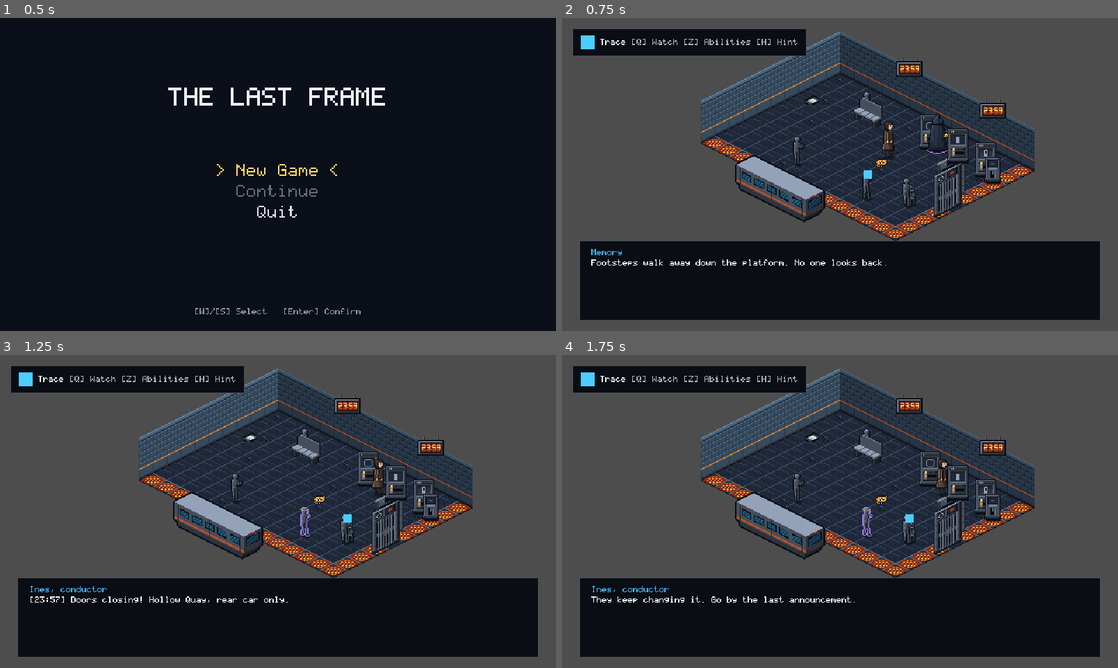
Above: before the commit, frames 1-4 (two rows, left to right).
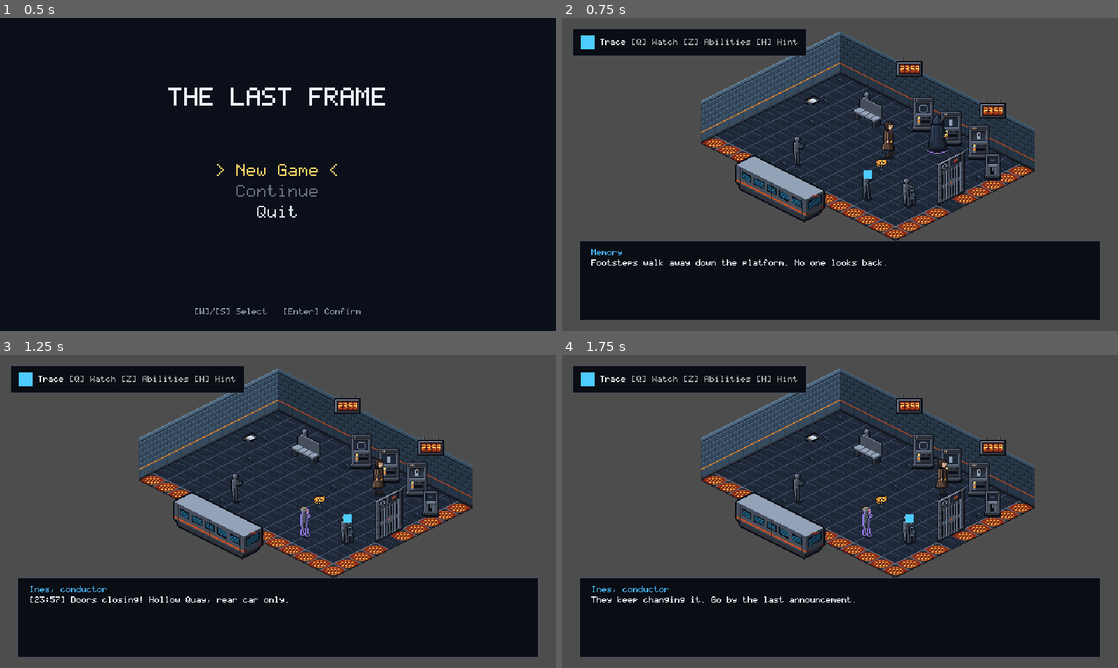
Above: after the commit, the same moments.

Repository: Zeeynrs/the-last-frame
Game: Godot game, scene res://scenes/boot/Boot.tscn
Same seed, same stepped clock (60 frames per second), same inputs: the game is played once before the commit and once after it.
Inputs (mouse positions are in pixels of both pictures, inside the frame that each line leads up to):
- Up to frame 1 (0.5 s): no input
- Up to frame 2 (0.75 s): tap Enter at 0.5 s; move the mouse to (962, 158) at 0.52 s; hold D (move_right) from 0.53 s (still down); hold E (interact) from 0.53 s (still down); click (962, 158) at 0.67 s
- Up to frame 3 (1.25 s): keep holding D (move_right); keep holding E (interact); tap Space at 0.77 s; tap Q (watch) at 0.8 s
- Up to frame 4 (1.75 s): release D (move_right) at 1.25 s; release E (interact) at 1.25 s; drag from (728, 527) to (951, 536) at 1.27 s

Frame 1 is identical in both runs. In frame 2, 1.9% of the frame differs, in the area x 63-79%, y 25-64%; in frame 3, 2.0%; in frame 4, 2.0%.

Commit message:
fix(TLF-067): one depth rule for upright bodies, canonical pivots, echo in the actor layer
From the TLF-066 audit (docs/reviews/TLF-066/audit.csv), the 37 actionable data rows:

- scripts/rooms/depth_sort.gd (DepthSort): ART_BIBLE A.1 / ADR-019 as one rule, keyed by art
  asset: every sprite of an upright floor-standing asset (gate, staff door, barrier, hatch,
  shutter, validator, railing, interior pillar) draws in the actor layer (z 10) and Y-sorts with
  Elias at its floor contact. RoomVisuals applies it when a room has loaded. Fixes the 30 overlap
  rows (platform_gate, staff_door, ticket_validator, PillarSprite, hatch_01, inner_shutter,
  staff_barrier_01, 10 + 13 railings) and the niche grille the audit could not probe.
- Canonical pivots (ASSET_METADATA): selectors (16,40), release lever (12,32), platform gate and
  staff door (16,56) instead of the security gate's (20,42), ticket-terms notice (8,16), bell
  plate (4,4), hatch plate (16,8).
- Echo ghost: created in the actor layer (was z 0, so it drew behind every upright body).
- tests/chapters/ch01/test_ch01_sort_order.gd: data-driven from the CSV, the manifest and
  ASSET_METADATA; Elias and the echo ghost at the four audit sides of every overlap row, the
  canonical pivot of every state texture, and the rule in all ten rooms.

Not changed: the two atrium benches (Lead decision pending) and the six placement rows (Flash).
No collision, trigger or position changed.

Co-Authored-By: Claude Opus 5.5 <noreply@anthropic.com>

Diff:
--- a/scenes/chapters/ch01/rooms/arrival_platform.tscn
+++ b/scenes/chapters/ch01/rooms/arrival_platform.tscn
@@ -372,6 +372,7 @@
 script = ExtResource("so_gate_pres")
 tex_closed = ExtResource("so_gate_closed")
 tex_open = ExtResource("so_gate_open")
+sprite_offset = Vector2(-16, -56)
 
 [node name="doc_last_service" type="Area2D" parent="."]
 position = Vector2(288, 96)
--- a/scenes/chapters/ch01/rooms/concourse_west.tscn
+++ b/scenes/chapters/ch01/rooms/concourse_west.tscn
@@ -654,6 +654,7 @@
 script = ExtResource("cw_gate_pres")
 tex_closed = ExtResource("cw_door_closed")
 tex_open = ExtResource("cw_door_open")
+sprite_offset = Vector2(-16, -56)
 
 [node name="reset_anchor_02" type="Area2D" parent="."]
 position = Vector2(432, 136)
@@ -682,7 +683,7 @@
 [node name="DocSprite" type="Sprite2D" parent="doc_ticket_terms"]
 z_index = 8
 z_as_relative = false
-offset = Vector2(-8, -12)
+offset = Vector2(-8, -16)
 centered = false
 texture = ExtResource("cw_terms_tex")
 
--- a/scenes/chapters/ch01/rooms/maintenance_bay.tscn
+++ b/scenes/chapters/ch01/rooms/maintenance_bay.tscn
@@ -455,7 +455,7 @@
 script = ExtResource("mb_plate_pres")
 tex_released = ExtResource("mb_plate_a_empty")
 tex_pressed = ExtResource("mb_plate_a_pressed")
-sprite_offset = Vector2(-16, -12)
+sprite_offset = Vector2(-16, -8)
 
 [node name="bell_plate_01" type="Area2D" parent="."]
 position = Vector2(208, 136)
@@ -475,7 +475,7 @@
 script = ExtResource("mb_plate_pres")
 tex_released = ExtResource("mb_bell_idle")
 tex_pressed = ExtResource("mb_bell_ring")
-sprite_offset = Vector2(-16, -12)
+sprite_offset = Vector2(-4, -4)
 
 [node name="hatch_threshold" type="Area2D" parent="."]
 position = Vector2(320, 112)
--- a/scripts/chapters/ch01/visuals/release_lever_presenter.gd
+++ b/scripts/chapters/ch01/visuals/release_lever_presenter.gd
@@ -12,7 +12,7 @@
 
 func _ready() -> void:
 	centered = false
-	offset = Vector2(-12, -28)
+	offset = Vector2(-12, -32)   # canonical pivot (12, 32) (ASSET_METADATA)
 	_target = get_parent() as ReleaseLever
 	_refresh()
 
--- a/scripts/chapters/ch01/visuals/room_visuals.gd
+++ b/scripts/chapters/ch01/visuals/room_visuals.gd
@@ -2,20 +2,29 @@
 extends Node2D
 
 ## Visual controller for Chapter 1 rooms.
-## Ensures player is set to z_index = 10 to participate in YSort_Actors sorting per ADR-019.
+## Ensures player is set to z_index = 10 to participate in YSort_Actors sorting per ADR-019, and
+## applies the upright-body rule (DepthSort) once the room has finished loading.
 
 
 func _ready() -> void:
 	_ensure_player_layer()
+	# Deferred: presenters later in the room pick their textures in their own _ready.
+	_apply_depth_sort.call_deferred()
 
 
 func _process(_delta: float) -> void:
 	_ensure_player_layer()
 
 
+func _apply_depth_sort() -> void:
+	var room := get_parent()
+	if room != null and is_inside_tree():
+		DepthSort.apply(room)
+
+
 func _ensure_player_layer() -> void:
 	if not is_inside_tree():
 		return
 	var player := get_tree().root.find_child("Player", true, false) as Node2D
-	if player != null and player.z_index != 10:
-		player.z_index = 10
+	if player != null and player.z_index != DepthSort.ACTOR_Z:
+		player.z_index = DepthSort.ACTOR_Z
--- a/scripts/chapters/ch01/visuals/selector_switch_presenter.gd
+++ b/scripts/chapters/ch01/visuals/selector_switch_presenter.gd
@@ -11,7 +11,7 @@
 
 func _ready() -> void:
 	centered = false
-	offset = Vector2(-8, -20)
+	offset = Vector2(-16, -40)   # canonical pivot (16, 40) (ASSET_METADATA)
 	_target = get_parent() as SelectorSwitch
 	if _target != null:
 		_target.changed.connect(func(_pos): _refresh())
--- a/scripts/player/pocket_watch.gd
+++ b/scripts/player/pocket_watch.gd
@@ -326,6 +326,8 @@
 		_ghost_node = Node2D.new()
 		_ghost_node.name = "GhostPlaceholder"
 		_ghost_node.visible = false
+		# The echo is an actor: same layer as Elias, Y-sorted by its feet (DepthSort, TLF-067).
+		_ghost_node.z_index = DepthSort.ACTOR_Z
 
 		# Ghost visual placeholder: translucent purple body
 		var rect = ColorRect.new()
--- /dev/null
+++ b/scripts/rooms/depth_sort.gd
@@ -0,0 +1,59 @@
+class_name DepthSort
+extends RefCounted
+
+## One sorting rule for upright bodies (ART_BIBLE A.1, ADR-019; TLF-066 audit, TLF-067).
+##
+## Anything that stands upright on the floor (gate, door, barrier, hatch, shutter, validator
+## console, railing, interior pillar) draws in the actor layer (ACTOR_Z, the YSort_Actors z) and
+## is Y-sorted with Elias, his echo and the NPCs at its floor contact: the position of the node
+## that sorts it (an interactable's own position for its presenter, the sprite's position for a
+## loose sprite). Elias then draws behind such a body when he stands north or west of its
+## contact and in front of it when he stands south or east, like with every other actor.
+## Wall modules and wall-mounted fixtures (z 5 / 7) and floor surfaces (plates, bridge, trench,
+## z 8) are not upright bodies and keep their layers.
+##
+## The rule is keyed by art asset, not by object: every sprite showing an upright asset gets it,
+## in every room, also ones placed later. RoomVisuals applies it when a room has finished loading.
+
+## The actor layer: Elias, the echo ghost, NPCs and YSort_Actors (ADR-019).
+const ACTOR_Z := 10
+
+## Upright floor-standing art, by asset file name prefix. ASSET_METADATA lists the first six in
+## YSort_Actors; the railing (listed with YSort_Props) and the corner pillar used as a free-standing
+## interior pillar are upright bodies per ART_BIBLE A.1 (TLF-066 audit ranks 3 and 4).
+const UPRIGHT_ASSETS: Array[String] = [
+	"ch01_prop_platform_gate_",
+	"ch01_prop_staff_door_",
+	"ch01_prop_staff_barrier_",
+	"ch01_prop_service_hatch_",
+	"ch01_prop_fire_shutter_",
+	"ch01_prop_ticket_validator_",
+	"ch01_env_wall_railing_iron_",
+	"ch01_env_wall_corner_pillar_",
+]
+
+
+static func is_upright_texture(texture: Texture2D) -> bool:
+	if texture == null:
+		return false
+	var file := texture.resource_path.get_file()
+	for prefix in UPRIGHT_ASSETS:
+		if file.begins_with(prefix):
+			return true
+	return false
+
+
+## Puts every sprite under `root` that shows an upright asset into the actor layer. Returns how
+## many sprites it moved. Presenters swap textures between states of the same asset, so the
+## layer stays right after open/close, Rewind or Freeze.
+static func apply(root: Node) -> int:
+	var moved := 0
+	for node in root.find_children("*", "Sprite2D", true, false):
+		var sprite := node as Sprite2D
+		if not is_upright_texture(sprite.texture):
+			continue
+		if sprite.z_as_relative or sprite.z_index != ACTOR_Z:
+			sprite.z_as_relative = false
+			sprite.z_index = ACTOR_Z
+			moved += 1
+	return moved
--- /dev/null
+++ b/tests/chapters/ch01/test_ch01_sort_order.gd
@@ -0,0 +1,267 @@
+extends "res://tests/support/ch01_real_input.gd"
+
+## TLF-067: sorting and pivots in Chapter 1, data-driven from the TLF-066 audit
+## (docs/reviews/TLF-066/audit.csv, positions from render_manifest.json, canonical pivots from
+## design/art/ASSET_METADATA.md). Rooms are the production scenes, loaded by the real
+## Chapter01 / RoomRouter, with the real Player (Elias) and the real echo ghost as probes.
+##
+## Draw order is checked on Godot's sort keys, the way the 2D renderer orders canvas items:
+## first the effective z (z_index summed up the z_as_relative chain), then, at equal z, the y of
+## the item's sort node. The sort node is the highest node below ChapterRoot whose parent chain
+## is all y_sort_enabled (Godot flattens nested y-sort; a child of a non-y-sorted node draws at
+## that node's y). Headless runs do not rasterise, so pixels are not compared here; TLF-066 did
+## that windowed for the baseline.
+##
+## Rows: fix_owner = data with severity high or medium (the audit's actionable rows), except the
+## two atrium benches held for a Lead decision. Placement rows belong to Flash and are not tested.
+
+const CSV_PATH := "res://docs/reviews/TLF-066/audit.csv"
+const MANIFEST_PATH := "res://docs/reviews/TLF-066/render_manifest.json"
+const METADATA_PATH := "res://design/art/ASSET_METADATA.md"
+const ACTOR_Z := 10
+## Lead decision pending (audit rank 7): not changed, not tested.
+const HELD := ["visual:YSort_Actors/AtriumBenchE", "visual:YSort_Actors/AtriumBenchW"]
+## Upright floor-standing art (ART_BIBLE A.1): ASSET_METADATA lists the gate, door, barrier, hatch,
+## shutter and validator in YSort_Actors; the railing and the interior pillar are the audit's
+## upright bodies (rank 3, 4). Kept separate from DepthSort's own table on purpose.
+const UPRIGHT_ASSETS: Array[String] = ["ch01_prop_platform_gate_", "ch01_prop_staff_door_", "ch01_prop_staff_barrier_",
+	"ch01_prop_service_hatch_", "ch01_prop_fire_shutter_", "ch01_prop_ticket_validator_",
+	"ch01_env_wall_railing_iron_", "ch01_env_wall_corner_pillar_"]
+## Audit probe displacements from the object's contact (room cardinal sides).
+const SIDES := {"N": Vector2(16, -8), "S": Vector2(-16, 8), "E": Vector2(16, 8), "W": Vector2(-16, -8)}
+
+var _rows: Array = []        # actionable data rows: {room, object_id, overlaps}
+var _anchors: Dictionary = {}  # "room|object_id" -> contact (Vector2) from the manifest
+var _pivots: Dictionary = {}   # texture file name -> canonical pivot (Vector2)
+
+
+func _init() -> void:
+	timeout_frames = 3600
+
+
+func _load_audit() -> bool:
+	_rows.clear()
+	_anchors.clear()
+	_pivots.clear()
+	var csv := FileAccess.open(CSV_PATH, FileAccess.READ)
+	if not _assert_true(csv != null, "audit CSV readable"):
+		return false
+	var header := csv.get_csv_line()
+	while not csv.eof_reached():
+		var line := csv.get_csv_line()
+		if line.size() != header.size():
+			continue
+		var row := {}
+		for i in header.size():
+			row[header[i]] = line[i]
+		if row["fix_owner"] == "data" and row["severity"] in ["high", "medium"] and not HELD.has(row["object_id"]):
+			_rows.append({"room": StringName(row["room"]), "object_id": row["object_id"], "overlaps": row["overlaps_elias_from"]})
+	var manifest = JSON.parse_string(FileAccess.get_file_as_string(MANIFEST_PATH))
+	for room in manifest["rooms"]:
+		for object in room["objects"]:
+			_anchors["ch01.%s|%s" % [room["room"], object["object_id"]]] = Vector2(object["anchor"][0], object["anchor"][1])
+	var meta := FileAccess.open(METADATA_PATH, FileAccess.READ)
+	var pivot_re := RegEx.create_from_string("^\\(\\s*(-?\\d+),\\s*(-?\\d+)\\)$")
+	while not meta.eof_reached():
+		var text := meta.get_line()
+		if not (text.begins_with("| **") and text.contains(".png")):
+			continue
+		var file := ""
+		var pivot = null
+		for cell in text.split("|"):
+			var c := cell.strip_edges().trim_prefix("`").trim_suffix("`")
+			if c.ends_with(".png") and file.is_empty():
+				file = c.get_file()
+			var m := pivot_re.search(c)
+			if m != null and pivot == null:
+				pivot = Vector2(int(m.get_string(1)), int(m.get_string(2)))
+		if not file.is_empty() and pivot != null:
+			_pivots[file] = pivot
+	return _assert_eq(_rows.size(), 37, "37 actionable data rows (39 minus the 2 held benches)")
+
+
+var _player_layer: int = 0
+
+
+## Chapter 1 on the arrival platform. Elias is taken off the physics layer the triggers watch, so
+## teleporting him to probe spots never fires a door, checkpoint or pickup.
+func _start() -> bool:
+	if not _load_audit():
+		return false
+	if not await start_at(&"ch01.arrival_platform", &""):
+		return false
+	_player_layer = player.collision_layer
+	player.collision_layer = 0
+	await physics_frames(2)
+	return true
+
+
+func _stop() -> void:
+	if player != null and is_instance_valid(player):
+		player.collision_layer = _player_layer
+	stop()
+
+
+func _enter(room: StringName) -> void:
+	if router.current_room_id != room:
+		router.enter_room(room)
+	await physics_frames(2)
+
+
+## The node a row names: a registered object id, or "visual:<path in the room>".
+func _object(row: Dictionary) -> Node:
+	var id: String = row["object_id"]
+	if id.begins_with("visual:"):
+		return router.current_room.get_node_or_null(id.trim_prefix("visual:"))
+	return resolve(StringName(id))
+
+
+## The sprites that draw the object (the node itself if it is one).
+func _sprites(node: Node) -> Array:
+	var out: Array = []
+	if node is Sprite2D:
+		out.append(node)
+	for child in node.find_children("*", "Sprite2D", true, false):
+		if (child as Sprite2D).texture != null:
+			out.append(child)
+	return out
+
+
+static func effective_z(item: CanvasItem) -> int:
+	var z := 0
+	var n: Node = item
+	while n is CanvasItem:
+		z += (n as CanvasItem).z_index
+		if not (n as CanvasItem).z_as_relative:
+			break
+		n = n.get_parent()
+	return z
+
+
+## See the class comment. `root` is ChapterRoot (y-sorted).
+static func sort_node(item: Node, root: Node) -> Node2D:
+	var path: Array = []
+	var n := item
+	while n != null and n != root:
+		path.push_front(n)
+		n = n.get_parent()
+	for node in path:
+		if not (node is CanvasItem and (node as CanvasItem).y_sort_enabled):
+			return node as Node2D
+	return item as Node2D
+
+
+## True when `a` draws after (in front of) `b`; ties count as false.
+func _draws_after(a: CanvasItem, b: CanvasItem) -> bool:
+	var za := effective_z(a)
+	var zb := effective_z(b)
+	if za != zb:
+		return za > zb
+	return sort_node(a, ch01).global_position.y > sort_node(b, ch01).global_position.y
+
+
+## For every probe side: a probe north or west of the contact (behind the body) is drawn first,
+## south or east of it (in front) last. Returns the failing "side: sprite" labels.
+func _wrong_sides(probe: Node2D, sprites: Array, contact: Vector2) -> Array:
+	var home := probe.global_position
+	var wrong: Array = []
+	for side in SIDES:
+		probe.global_position = contact + SIDES[side]
+		for sprite in sprites:
+			var probe_in_front := _draws_after(probe, sprite)
+			if probe_in_front != (side == "S" or side == "E"):
+				wrong.append("%s:%s" % [side, sprite.name])
+	probe.global_position = home
+	return wrong
+
+
+## The plan's test: every actionable row that TLF-066 found drawing on the wrong side of Elias,
+## probed with Elias and with the echo ghost at the audit's four sides of its contact.
+func test_probe_actor_sorts_correctly_at_all_four_sides() -> void:
+	if not await _start():
+		_stop()
+		return
+	var ghost: Node2D = player.pocket_watch._ghost_node
+	if not _assert_true(ghost != null and ghost.is_inside_tree(), "the echo ghost exists in the chapter"):
+		_stop()
+		return
+	var checked := 0
+	for row in _rows:
+		if row["overlaps"] in ["none observed", "N/A"]:
+			continue
+		await _enter(row["room"])
+		var node := _object(row)
+		var label := "%s %s" % [String(row["room"]).trim_prefix("ch01."), row["object_id"]]
+		if not _assert_true(node != null, "%s exists" % label):
+			continue
+		var key := "%s|%s" % [row["room"], row["object_id"]]
+		var contact: Vector2 = _anchors.get(key, Vector2.INF)
+		var sprites := _sprites(node)
+		_assert_true(not sprites.is_empty(), "%s has a sprite" % label)
+		for sprite in sprites:
+			_assert_eq(sort_node(sprite, ch01).global_position, contact, "%s: %s sorts at the audited contact" % [label, sprite.name])
+		_assert_eq(_wrong_sides(player, sprites, contact), [], "%s: Elias on the right side at N, S, E, W" % label)
+		_assert_eq(_wrong_sides(ghost, sprites, contact), [], "%s: the echo ghost on the right side at N, S, E, W" % label)
+		checked += 1
+	_assert_eq(checked, 30, "30 overlap rows probed (7 objects, 23 railings)")
+	_stop()
+
+
+## The pivot rows (and the overlap rows' sprites): the drawn sprite's contact is the node origin,
+## i.e. -get_rect().position equals the asset's canonical pivot, for every texture the presenter
+## can show (closed / open / pressed ... states).
+func test_actionable_sprites_use_the_canonical_pivot() -> void:
+	if not await _start():
+		_stop()
+		return
+	var checked := 0
+	for row in _rows:
+		await _enter(row["room"])
+		var node := _object(row)
+		var label := "%s %s" % [String(row["room"]).trim_prefix("ch01."), row["object_id"]]
+		if not _assert_true(node != null, "%s exists" % label):
+			continue
+		for sprite in _sprites(node):
+			var textures: Array = [sprite.texture]
+			for property in ["tex_closed", "tex_open", "tex_released", "tex_pressed", "tex_idle", "tex_accepted", "tex_buzzing", "textures"]:
+				var value = sprite.get(property)
+				for texture in (value if value is Array else [value]):
+					if texture is Texture2D and not textures.has(texture):
+						textures.append(texture)
+			var shown: Texture2D = sprite.texture
+			for texture in textures:
+				var file: String = texture.resource_path.get_file()
+				if not _assert_true(_pivots.has(file), "%s: %s has a canonical pivot in ASSET_METADATA" % [label, file]):
+					continue
+				sprite.texture = texture
+				_assert_eq(-sprite.get_rect().position, _pivots[file], "%s: %s drawn at its canonical pivot" % [label, file])
+				checked += 1
+			sprite.texture = shown
+	_assert_true(checked >= 37, "%d sprite textures checked" % checked)
+	_stop()
+
+
+## The rule itself, in all ten rooms: every sprite of an upright floor-standing asset is in the
+## actor layer (also the ones the audit could not probe, e.g. the niche grille), and Elias and the
+## echo ghost are in the same layer and y-sort space.
+func test_upright_bodies_echo_and_elias_share_the_actor_layer_in_every_room() -> void:
+	if not await _start():
+		_stop()
+		return
+	var ghost: Node2D = player.pocket_watch._ghost_node
+	_assert_eq(effective_z(player), ACTOR_Z, "Elias in the actor layer")
+	_assert_eq(effective_z(ghost), ACTOR_Z, "the echo ghost in the actor layer, like Elias")
+	_assert_true(sort_node(player, ch01) == player and sort_node(ghost, ch01) == ghost,
+		"Elias and the echo ghost each sort by their own feet in ChapterRoot's y-sort")
+	var upright := 0
+	for room in [&"ch01.arrival_platform", &"ch01.concourse_west", &"ch01.maintenance_bay", &"ch01.security_crossing",
+			&"ch01.waiting_lounge", &"ch01.signal_control", &"ch01.upper_vestibule", &"ch01.vestibule_niche",
+			&"ch01.station_atrium", &"ch01.street_exit"]:
+		await _enter(room)
+		for sprite in router.current_room.find_children("*", "Sprite2D", true, false):
+			if sprite.texture == null or not UPRIGHT_ASSETS.any(func(stem: String) -> bool: return sprite.texture.resource_path.get_file().begins_with(stem)):
+				continue
+			upright += 1
+			_assert_eq(effective_z(sprite), ACTOR_Z, "%s %s: upright body in the actor layer" % [room, sprite.get_path()])
+	_assert_true(upright >= 30, "%d upright sprites found" % upright)
+	_stop()
Not shown, added: scripts/rooms/depth_sort.gd.uid
Not shown, added: tests/chapters/ch01/test_ch01_sort_order.gd.uid
